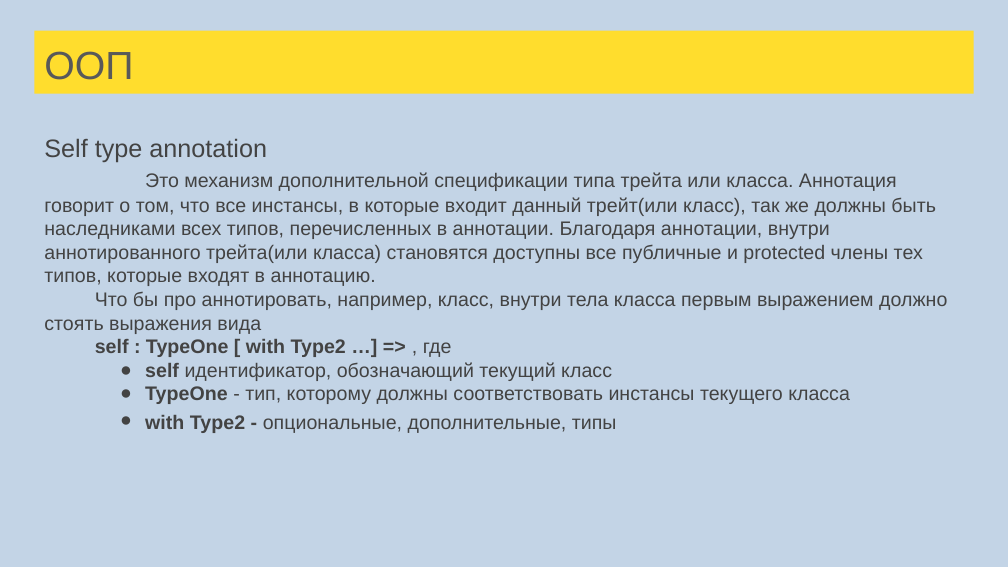
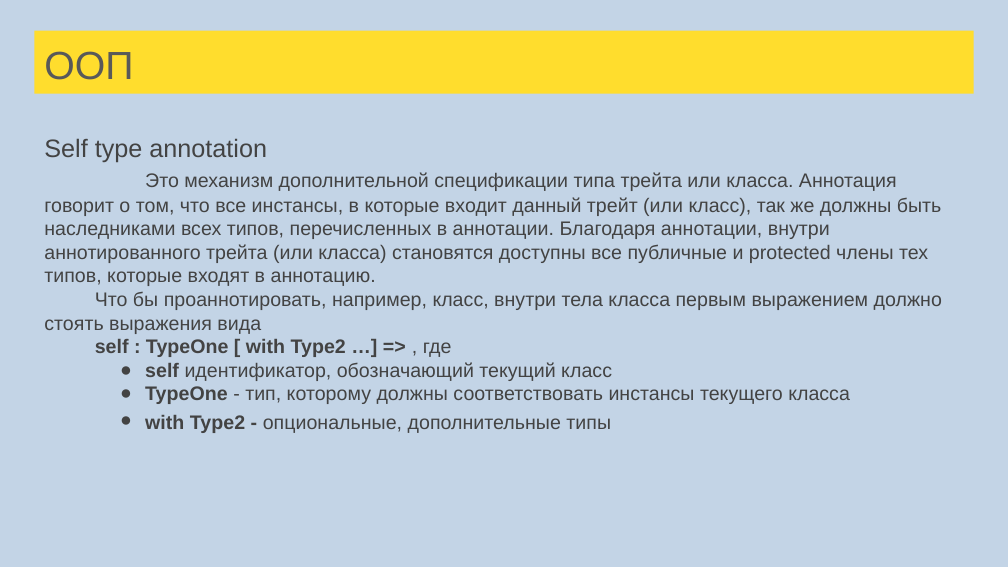
Before and after one commit to sergeypopov83/scala-school, a slide deck: slide 116 of src/main/resources/Лекции Scala для FinTech.pptx (slide 114 before the commit). Drawn at 1008x567 pixels with LibreOffice and Linux fonts; fonts in the diff are those of the drawing. Boxes give left, top, right and bottom in pixels: in the first picture for what was removed or moved away, otherwise in the second. Text is boxed around its words. In the diff, an @@ line names an element or a change of style, - is before the commit and + after.

```diff
--- a/src/main/resources/Лекции Scala для FinTech.pptx
+++ b/src/main/resources/Лекции Scala для FinTech.pptx
@@ text at <box>44,172,942,334</box>: spaces changed @@
-Это механизм дополнительной спецификации типа трейта или класса. Аннотация говорит о том, что все инстансы, в которые входит данный трейт(или класс), так же должны быть наследниками всех типов, перечисленных в аннотации. Благодаря аннотации, внутри аннотированного трейта(или класса) становятся доступны все публичные и protected члены тех типов, которые входят в аннотацию.
-Что бы про аннотировать, например, класс, внутри тела класса первым выражением должно стоять выражения вида
+Это механизм дополнительной спецификации типа трейта или класса. Аннотация говорит о том, что все инстансы, в которые входит данный трейт (или класс), так же должны быть наследниками всех типов, перечисленных в аннотации. Благодаря аннотации, внутри аннотированного трейта (или класса) становятся доступны все публичные и protected члены тех типов, которые входят в аннотацию.
+Что бы проаннотировать, например, класс, внутри тела класса первым выражением должно стоять выражения вида
@@ text at <box>145,415,611,433</box>: text changed @@
-● with Type2 - опциональные, дополнительные, типы
+● with Type2 - опциональные, дополнительные типы
```
Also in this commit, not shown: 25 other slides changed, 3 slides added, 1 other file.
